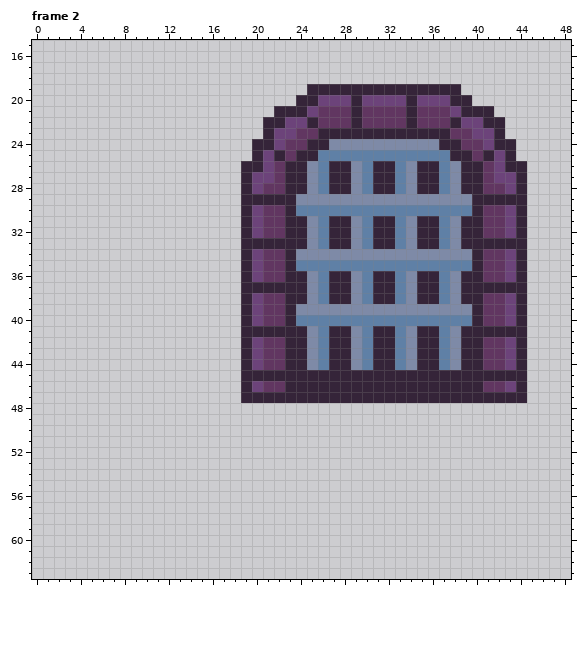
Pixel-art file: Aseprite/Pretties.aseprite. That is the earlier state.
64x64 pixels, 19 frames. Colours within 5 levels of each other are drawn and written as one. Shown: frame 2: x 0..48, y 15..63. The commit also changed other frames, which this record leaves out.
After:
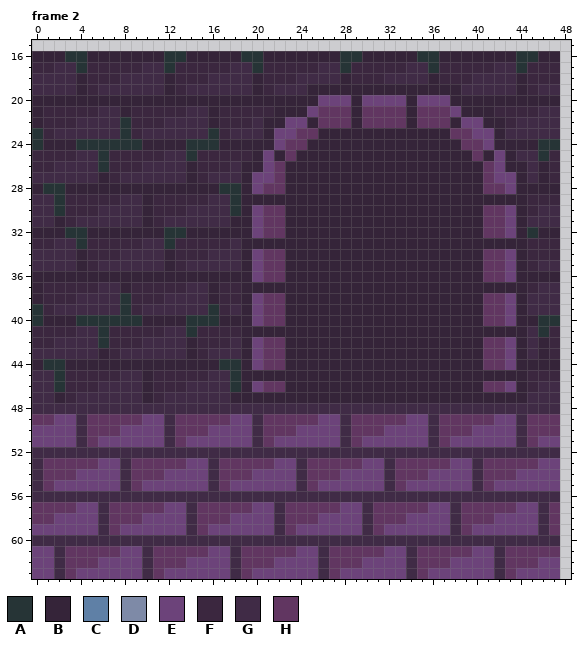
Palette (. is transparent): A #263436  B #352439  C #5f80a6  D #7e8aa7  E #6c437a  F #3b273f  G #402b46  H #613661
The exact change:
layer "Dungeon_moss/BG_moss" now shown
layer "Dungeon_moss/FlattenedFLoor" now shown
layer "CellBars" now hidden
Frame 2:
y 16: x 0..47 ................................................ -> BBBAABBBBBBBAABBBBBAABBBBBBBAABBBBBAABBBBBBBAABB
y 17: x 0..47 ................................................ -> FFGGAFFFFFGGAFFFFFGGAFFFFFGGAFFFFFGGAFFFFFGGAFFF
y 18: x 0..47 ................................................ -> GGGGBFFFGGGGBFFFGGGGBFFFGGGGBFFFGGGGBFFFGGGGBFFF
y 19: x 0..24 ......................... -> GGGGBFGGGGGGBFGGGGGGBFGGG; x 39..47 ......... -> GGGGGBFGG
y 20: x 0..23 ........................ -> BBBBBBBBBBBBBBBBBBBBBBBB; x 40..47 ........ -> BBBBBBBB
y 21: x 0..21 ...................... -> BFFFFFGGBFFFFFGGBFFFFF; x 42..47 ...... -> FFFFGG
y 22: x 0..20 ..................... -> BFFFGGGGAFFFGGGGBFFFG; x 43..47 ..... -> FGGGG
y 23: x 0..20 ..................... -> AFGGGGGGAFGGGGGGAFGGG; x 43..47 ..... -> GGGGG
y 24: x 0..19 .................... -> ABBBAAAAAABBBBAAABBB; x 27..36 DDDDDDDDDD -> BBBBBBBBBB; x 44..47 .... -> BBAA
y 25: x 0..19 .................... -> FFFFGGAFFFFFGGAFFFFF; x 26..37 CCCCCCCCCCCC -> BBBBBBBBBBBB; x 44..47 .... -> GGAF
y 26: x 0..18 ................... -> FFGGGGAFFFGGGGBFFFG; x 25..26 DC -> BB; x 29..30 DC -> BB; x 33..34 CD -> BB; x 37..38 CD -> BB; x 45..47 ... -> GBF
y 27: x 0..18 ................... -> GGGGGGBFGGGGGGBFGGG; x 25..26 DC -> BB; x 29..30 DC -> BB; x 33..34 CD -> BB; x 37..38 CD -> BB; x 45..47 ... -> GBF
y 28: x 0..18 ................... -> BAABBBBBBBBBBBBBBAA; x 25..26 DC -> BB; x 29..30 DC -> BB; x 33..34 CD -> BB; x 37..38 CD -> BB; x 45..47 ... -> BBB
y 29: x 0..18 ................... -> GGAFFFFFGGBFFFFFGGA; x 24..39 DDDDDDDDDDDDDDDD -> BBBBBBBBBBBBBBBB; x 45..47 ... -> FFF
y 30: x 0..18 ................... -> GGAFFFGGGGBFFFGGGGA; x 24..39 CCCCCCCCCCCCCCCC -> BBBBBBBBBBBBBBBB; x 45..47 ... -> FGG
y 31: x 0..18 ................... -> GGBFGGGGGGBFGGGGGGB; x 25..26 DC -> BB; x 29..30 DC -> BB; x 33..34 CD -> BB; x 37..38 CD -> BB; x 45..47 ... -> GGG
y 32: x 0..18 ................... -> BBBAABBBBBBBAABBBBB; x 25..26 DC -> BB; x 29..30 DC -> BB; x 33..34 CD -> BB; x 37..38 CD -> BB; x 45..47 ... -> ABB
y 33: x 0..18 ................... -> FFGGAFFFFFGGAFFFFFG; x 25..26 DC -> BB; x 29..30 DC -> BB; x 33..34 CD -> BB; x 37..38 CD -> BB; x 45..47 ... -> FFF
y 34: x 0..18 ................... -> GGGGBFFFGGGGBFFFGGG; x 24..39 DDDDDDDDDDDDDDDD -> BBBBBBBBBBBBBBBB; x 45..47 ... -> FFF
y 35: x 0..18 ................... -> GGGGBFGGGGGGBFGGGGG; x 24..39 CCCCCCCCCCCCCCCC -> BBBBBBBBBBBBBBBB; x 45..47 ... -> FGG
y 36: x 0..18 ................... -> BBBBBBBBBBBBBBBBBBB; x 25..26 DC -> BB; x 29..30 DC -> BB; x 33..34 CD -> BB; x 37..38 CD -> BB; x 45..47 ... -> BBB
y 37: x 0..18 ................... -> BFFFFFGGBFFFFFGGBFF; x 25..26 DC -> BB; x 29..30 DC -> BB; x 33..34 CD -> BB; x 37..38 CD -> BB; x 45..47 ... -> FGG
y 38: x 0..18 ................... -> BFFFGGGGAFFFGGGGBFF; x 25..26 DC -> BB; x 29..30 DC -> BB; x 33..34 CD -> BB; x 37..38 CD -> BB; x 45..47 ... -> GGG
y 39: x 0..18 ................... -> AFGGGGGGAFGGGGGGAFG; x 24..39 DDDDDDDDDDDDDDDD -> BBBBBBBBBBBBBBBB; x 45..47 ... -> GGG
y 40: x 0..18 ................... -> ABBBAAAAAABBBBAAABB; x 24..39 CCCCCCCCCCCCCCCC -> BBBBBBBBBBBBBBBB; x 45..47 ... -> BAA
y 41: x 0..18 ................... -> FFFFGGAFFFFFGGAFFFF; x 25..26 DC -> BB; x 29..30 DC -> BB; x 33..34 CD -> BB; x 37..38 CD -> BB; x 45..47 ... -> GAF
y 42: x 0..18 ................... -> FFGGGGAFFFGGGGBFFFG; x 25..26 DC -> BB; x 29..30 DC -> BB; x 33..34 CD -> BB; x 37..38 CD -> BB; x 45..47 ... -> GBF
y 43: x 0..18 ................... -> GGGGGGBFGGGGGGBFGGG; x 25..26 DC -> BB; x 29..30 DC -> BB; x 33..34 CD -> BB; x 37..38 CD -> BB; x 45..47 ... -> GBF
y 44: x 0..18 ................... -> BAABBBBBBBBBBBBBBAA; x 25..26 DC -> BB; x 29..30 DC -> BB; x 33..34 CD -> BB; x 37..38 CD -> BB; x 45..47 ... -> BBB
y 45: x 0..18 ................... -> GGAFFFFFGGBFFFFFGGA; x 45..47 ... -> FFF
y 46: x 0..18 ................... -> GGAFFFGGGGBFFFGGGGA; x 45..47 ... -> FGG
y 47: x 0..18 ................... -> GGBFGGGGGGBFGGGGGGB; x 45..47 ... -> GGG
y 48: x 0..47 ................................................ -> GGGGGGGGGGGGGGGGGGGGGGGGGGGGGGGGGGGGGGGGGGGGGGGG
y 49: x 0..47 ................................................ -> HHEEGHHHHHEEGHHHHHEEGHHHHHEEGHHHHHEEGHHHHHEEGHHH
y 50: x 0..47 ................................................ -> EEEEGHHHEEEEGHHHEEEEGHHHEEEEGHHHEEEEGHHHEEEEGHHH
y 51: x 0..47 ................................................ -> EEEEGHEEEEEEGHEEEEEEGHEEEEEEGHEEEEEEGHEEEEEEGHEE
y 52: x 0..47 ................................................ -> GGGGGGGGGGGGGGGGGGGGGGGGGGGGGGGGGGGGGGGGGGGGGGGG
y 53: x 0..47 ................................................ -> GHHHHHEEGHHHHHEEGHHHHHEEGHHHHHEEGHHHHHEEGHHHHHEE
y 54: x 0..47 ................................................ -> GHHHEEEEGHHHEEEEGHHHEEEEGHHHEEEEGHHHEEEEGHHHEEEE
y 55: x 0..47 ................................................ -> GHEEEEEEGHEEEEEEGHEEEEEEGHEEEEEEGHEEEEEEGHEEEEEE
y 56: x 0..47 ................................................ -> GGGGGGGGGGGGGGGGGGGGGGGGGGGGGGGGGGGGGGGGGGGGGGGG
y 57: x 0..47 ................................................ -> HHHHEEGHHHHHEEGHHHHHEEGHHHHHEEGHHHHHEEGHHHHHEEGH
y 58: x 0..47 ................................................ -> HHEEEEGHHHEEEEGHHHEEEEGHHHEEEEGHHHEEEEGHHHEEEEGH
y 59: x 0..47 ................................................ -> EEEEEEGHEEEEEEGHEEEEEEGHEEEEEEGHEEEEEEGHEEEEEEGH
y 60: x 0..47 ................................................ -> GGGGGGGGGGGGGGGGGGGGGGGGGGGGGGGGGGGGGGGGGGGGGGGG
y 61: x 0..47 ................................................ -> EEGHHHHHEEGHHHHHEEGHHHHHEEGHHHHHEEGHHHHHEEGHHHHH
y 62: x 0..47 ................................................ -> EEGHHHEEEEGHHHEEEEGHHHEEEEGHHHEEEEGHHHEEEEGHHHEE
y 63: x 0..47 ................................................ -> EEGHEEEEEEGHEEEEEEGHEEEEEEGHEEEEEEGHEEEEEEGHEEEE
Changed places in both pictures, as pixel boxes (x1, y1, x2, y2):
changed: (32, 51, 560, 579)
